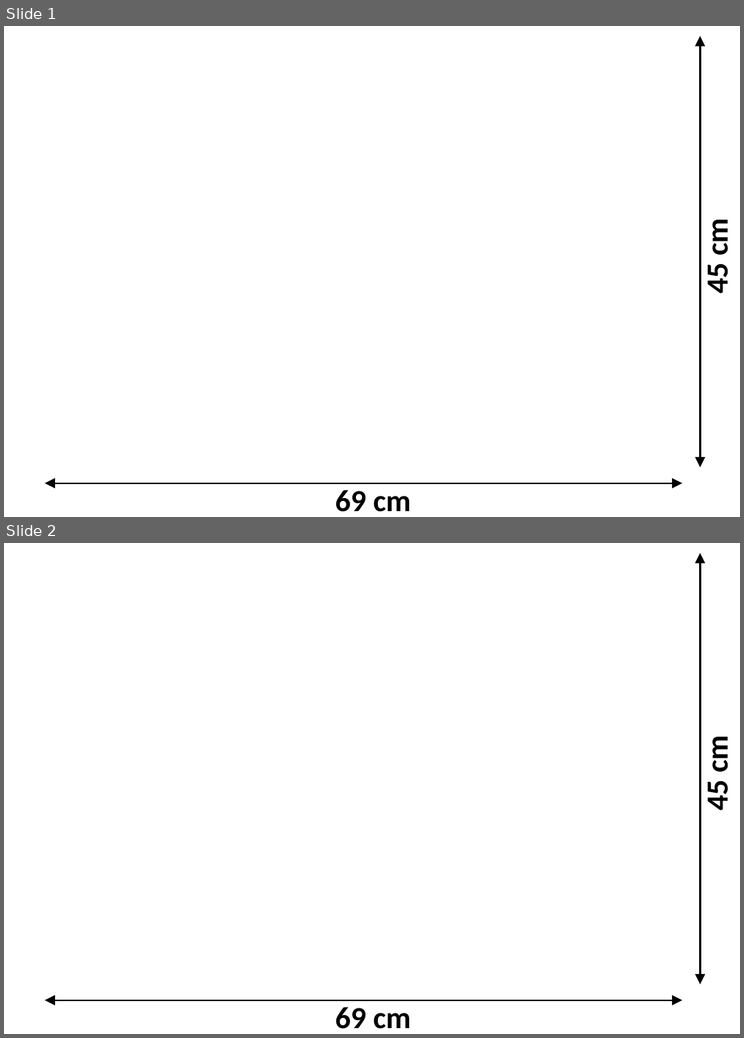
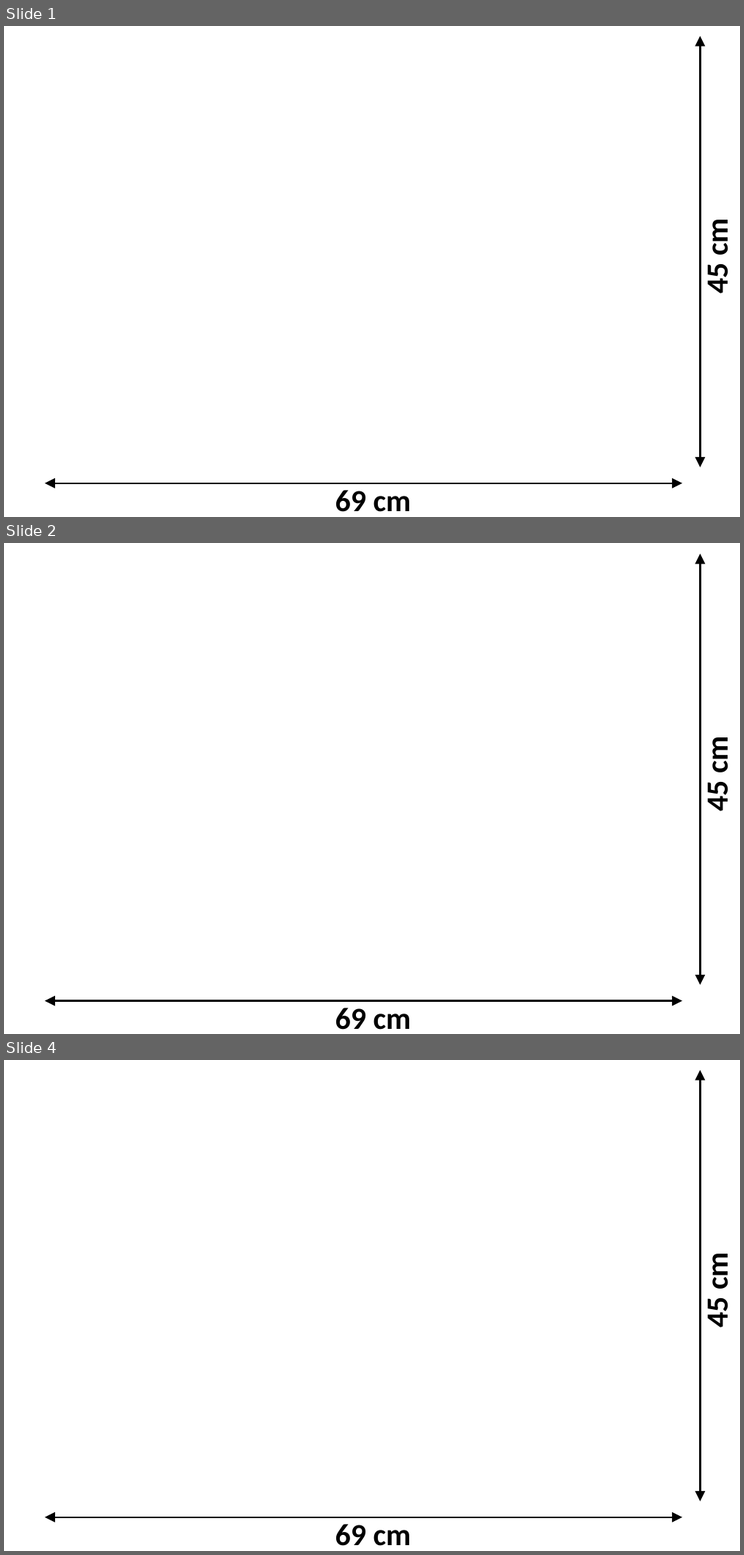
Before and after one commit to CMB-Probe/SPIE_optics_paper, a slide deck: editing_images/focalplane_scale_box.pptx. Shown one above the other, each under a label of ours: slides 1 and 2 before the commit, slides 1, 2 and 4 after it; the slides between them are not shown. The pictures are 744x1038 and 744x1555 pixels, drawn with LibreOffice and Linux fonts; fonts in the diff are those of the drawing; background and template pictures are left out. Boxes give left, top, right and bottom in pixels: in the first picture for what was removed or moved away, otherwise in the second. Text is boxed around its words. In the diff, an @@ line names an element or a change of style, - is before the commit and + after.

```diff
--- a/editing_images/focalplane_scale_box.pptx
+++ b/editing_images/focalplane_scale_box.pptx
@@ slide 2 added at bbox=[4, 543, 740, 1034], background picture (left out) @@
@@ double arrow added from (700, 554) to (700, 985), #000000 1 pt @@
@@ text added at bbox=[698, 739, 735, 810], 18 pt, text #000000, bold @@
+45 cm
@@ double arrow added from (44, 1001) to (682, 1001), #000000 1 pt @@
@@ text added at bbox=[335, 1007, 411, 1029], 18 pt, text #000000, bold @@
+69 cm
@@ what was slide 2 is now slide 4 @@
```
Also in this commit, not shown: 1 other slide added, 18 other files.
